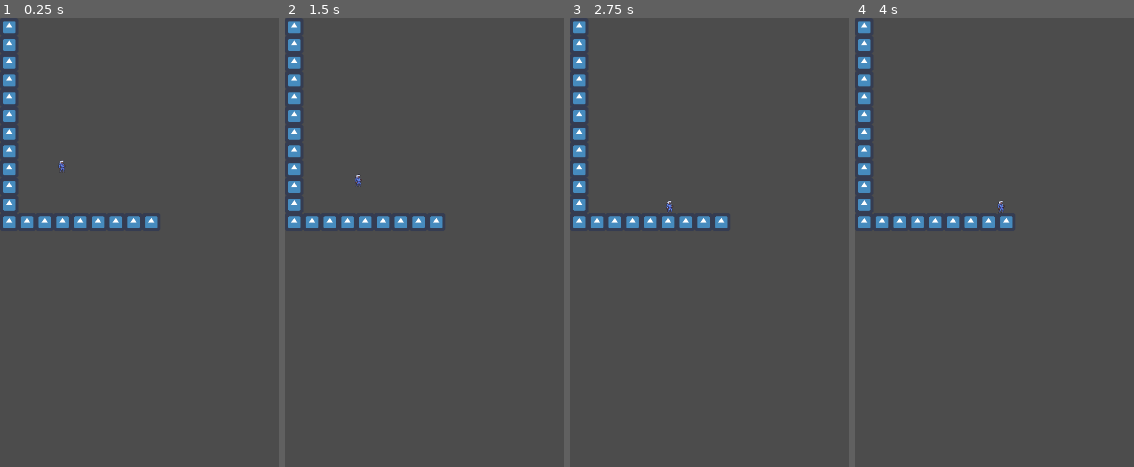
Above: before the commit, frames 1-4 (left to right).
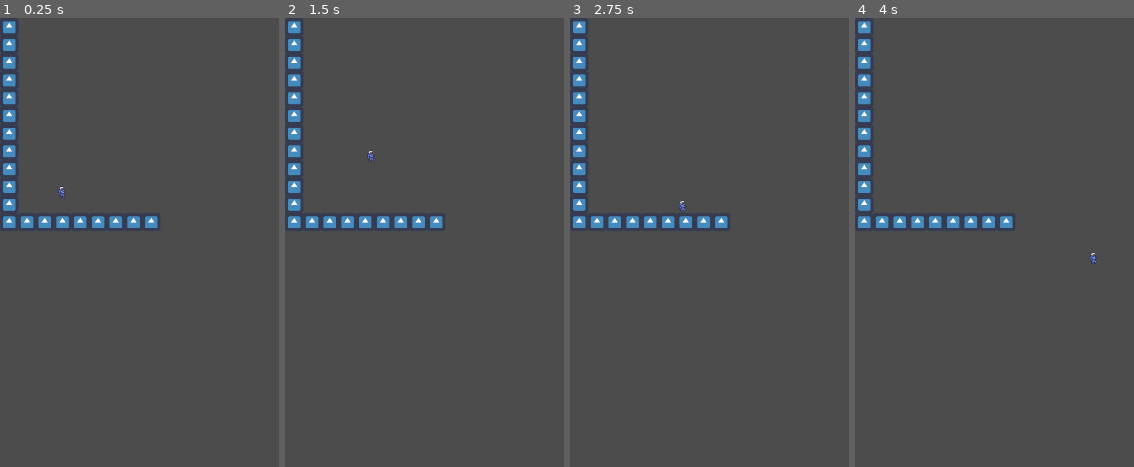
Above: after the commit, the same moments.

Repository: AspireToDev/Final-Project-Game-Jam
Game: Godot game, scene res://Game.tscn
Two runs of this game, one before a commit and one after it. Both use one fixed random seed, a clock stepped at 60 frames per second and the inputs below. The engine's default icon, where the game draws it, is replaced by a stand-in: a white triangle on a blue panel in a dark square.
Inputs:
- Up to frame 1 (0.25 s): no input
- Up to frame 2 (1.5 s): tap Enter at 0.5 s; hold Space (jump) 0.53-1.28 s; hold D (right) from 0.53 s (still down); tap E (mode_switch, bound only after the commit) at 0.6 s; tap Space (jump) at 1.35 s
- Up to frame 3 (2.75 s): tap Space (jump) at 1.52, 1.82 s; tap E (mode_switch, bound only after the commit) at 1.55, 2.1 s; tap Enter at 2 s; release D (right) at 2.03 s; hold A (left) from 2.03 s (still down); hold Space (jump) from 2.03 s (still down)
- Up to frame 4 (4 s): release A (left) at 2.78 s; release Space (jump) at 2.78 s; hold D (right) from 2.78 s (still down); tap E (mode_switch, bound only after the commit) at 2.85 s; tap Space (jump) at 3.02, 3.32 s; tap Enter at 3.5 s; hold Space (jump) from 3.53 s (still down)

The runs differ from the first frame. In frame 1, less than 0.1% of the frame differs, in the area x 21-24%, y 31-41%; in frame 2, less than 0.1%; in frame 3, less than 0.1%; in frame 4, less than 0.1%, in the area x 51-87%, y 40-55%.

Commit message:
Speed Adjustments
Trying to nail down what type of movement feels more fluid without animations. Can't seem to figure out how to jump and move at the same time

Diff:
--- a/Project/Game.tscn
+++ b/Project/Game.tscn
@@ -10,6 +10,7 @@
 [ext_resource path="res://Moving.gd" type="Script" id=8]
 [ext_resource path="res://Jumping.gd" type="Script" id=9]
 [ext_resource path="res://icon.png" type="Texture" id=10]
+[ext_resource path="res://Assets/Time Crunch!.wav" type="AudioStream" id=11]
 
 [sub_resource type="ConvexPolygonShape2D" id=2]
 points = PoolVector2Array( 66.7057, 64.472, 0.421154, 64.472, 0.421154, 0, 66.7057, 0 )
@@ -45,6 +46,10 @@
 __meta__ = {
 "_edit_group_": true
 }
+move_speed = 188
+max_move = 752
+jump_speed = 3499
+max_jump = 3500
 
 [node name="Sprite" type="Sprite" parent="Player"]
 scale = Vector2( 3, 3 )
@@ -76,6 +81,7 @@
 script = ExtResource( 7 )
 
 [node name="Pause Movement" type="TileMap" parent="Player"]
+pause_mode = 2
 format = 1
 
 [node name="Level" type="TileMap" parent="."]
@@ -86,6 +92,9 @@
 tile_data = PoolIntArray( 0, 0, 0, 65536, 0, 0, 131072, 0, 0, 196608, 0, 0, 262144, 0, 0, 327680, 0, 0, 393216, 0, 0, 4 …(181 unchanged characters)…
 
 [node name="Music" type="AudioStreamPlayer" parent="."]
+stream = ExtResource( 11 )
+volume_db = -32.933
+autoplay = true
 
 [node name="Camera2D" type="Camera2D" parent="."]
 anchor_mode = 0
--- a/Project/Idle.gd
+++ b/Project/Idle.gd
@@ -19,3 +19,5 @@
 		SM.set_state("Moving")
 	if Input.is_action_pressed("jump"):
 		SM.set_state("Jumping")
+	if Input.is_action_just_pressed("mode_switch"):
+		SM.set_state("Block_move")
--- a/Project/Player/Player.gd
+++ b/Project/Player/Player.gd
@@ -14,8 +14,8 @@
 export var jump_speed = 400
 export var max_jump = 1800
 
-export var leap_speed = 5
-export var max_leap = 200
+export var leap_speed = 300
+export var max_leap = 1000
 
 func _physics_process(_delta):
 	velocity.x = clamp(velocity.x,-max_move,max_move)
--- /dev/null
+++ b/Project/global.gd
@@ -0,0 +1,6 @@
+extends Node
+
+export var chips = 0
+
+func _ready():
+	pass
--- a/Project/project.godot
+++ b/Project/project.godot
@@ -13,6 +13,10 @@
 config/name="Project"
 run/main_scene="res://Game.tscn"
 config/icon="res://icon.png"
+
+[autoload]
+
+Global="*res://global.gd"
 
 [display]
 
@@ -56,6 +60,11 @@
 "events": [ Object(InputEventKey,"resource_local_to_scene":false,"resource_name":"","device":0,"alt":false,"shift":false,"control":false,"meta":false,"command":false,"pressed":false,"scancode":68,"physical_scancode":0,"unicode":0,"echo":false,"script":null)
  ]
 }
+mode_switch={
+"deadzone": 0.5,
+"events": [ Object(InputEventKey,"resource_local_to_scene":false,"resource_name":"","device":0,"alt":false,"shift":false,"control":false,"meta":false,"command":false,"pressed":false,"scancode":69,"physical_scancode":0,"unicode":0,"echo":false,"script":null)
+ ]
+}
 
 [physics]
 
Not shown, added: Project/Assets/Time Crunch!.wav.import
Not shown: 1 places in Project/Game.tscn that only renumber resources
Not shown, added: Project/Assets/Time Crunch!.wav
